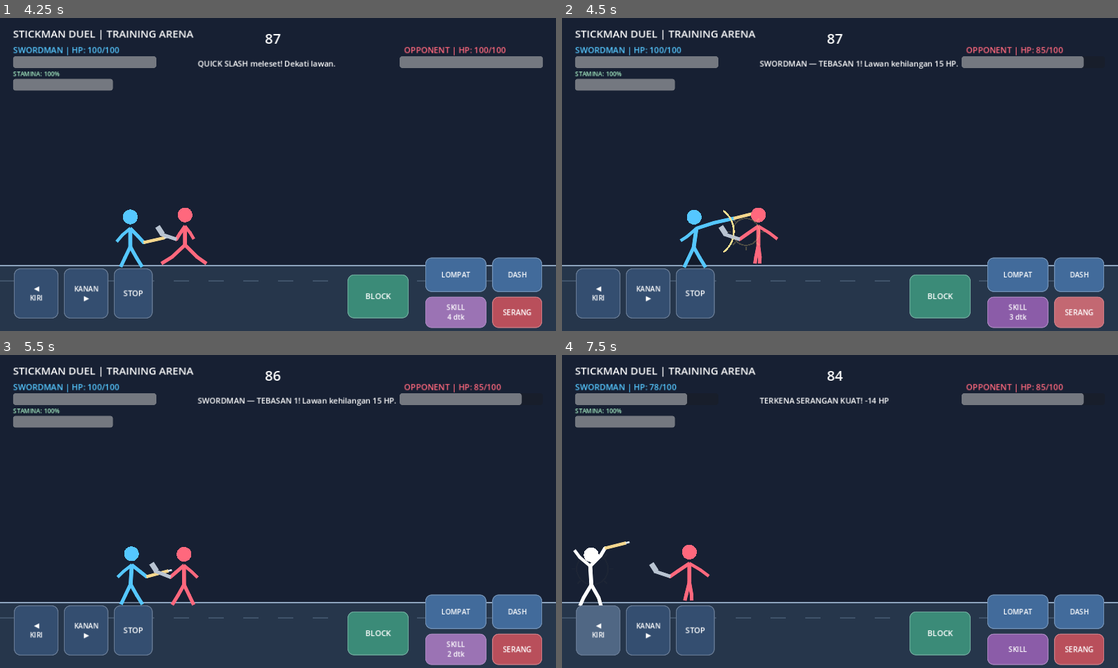
Above: before the commit, frames 1-4 (two rows, left to right).
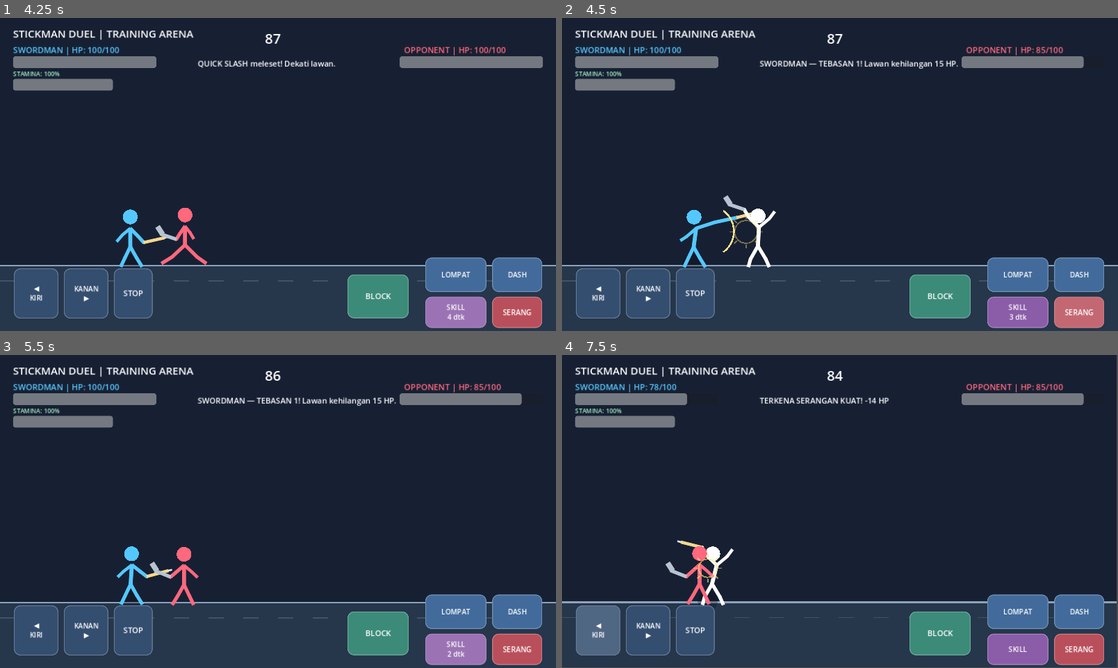
Above: after the commit, the same moments.

Repository: satriamada-web/stickman-duel
Game: Godot game, scene res://scenes/main.tscn
Same seed, same stepped clock (60 frames per second), same inputs: the game is played once before the commit and once after it.
Inputs:
- Up to frame 1 (4.25 s): click "MULAI BERTARUNG" at 0.5 s; click "SKILL" at 1.25 s; click "SKILL 6 dtk" at 2 s; click "SKILL 5 dtk" at 2.75 s; click "SKILL 4 dtk" at 3.5 s
- Up to frame 2 (4.5 s): click "SERANG" at 4.25 s
- Up to frame 3 (5.5 s): click "SKILL 3 dtk" at 5 s
- Up to frame 4 (7.5 s): click "SKILL 2 dtk" at 5.75 s; click "SKILL 1 dtk" at 6.5 s; click "◀ KIRI" at 7.25 s

Frame 1 is identical in both runs. In frame 2, 0.8% of the frame differs, in the area x 21-39%, y 56-80%; in frame 3, less than 0.1%; in frame 4, 2.1%, in the area x 0-100%, y 0-100%.

Commit message:
Add camera shake and hit-stop combat feedback

Diff:
--- a/scripts/main.gd
+++ b/scripts/main.gd
@@ -69,6 +69,8 @@
 var sfx_players: Array[AudioStreamPlayer] = []
 var sfx_library: Dictionary = {}
 var sfx_next_player := 0
+var screen_shake_tween: Tween
+var hit_stop_id := 0
 
 func _ready() -> void:
 	_setup_audio()
@@ -221,6 +223,26 @@
 	_update_ui()
 	queue_redraw()
 
+
+func _shake_screen(strength: float) -> void:
+	if screen_shake_tween != null and screen_shake_tween.is_running():
+		screen_shake_tween.kill()
+	position = Vector2.ZERO
+	screen_shake_tween = create_tween()
+	for i in range(3):
+		var shake_offset := Vector2(randf_range(-strength, strength), randf_range(-strength * 0.55, strength * 0.55))
+		screen_shake_tween.tween_property(self, "position", shake_offset, 0.025)
+	screen_shake_tween.tween_property(self, "position", Vector2.ZERO, 0.045)
+
+
+func _trigger_hit_stop(duration: float) -> void:
+	hit_stop_id += 1
+	var current_id := hit_stop_id
+	Engine.time_scale = 0.08
+	await get_tree().create_timer(duration, true, false, true).timeout
+	if current_id == hit_stop_id:
+		Engine.time_scale = 1.0
+
 func _resolve_enemy_attack() -> void:
 	if absf(enemy_x - player_x) > 155.0:
 		status_label.text = "SERANGAN LAWAN MELESET!"
@@ -239,6 +261,8 @@
 	else:
 		player_stun_time = 0.10 if enemy_attack_heavy else 0.06
 	player_hit_flash = 0.28
+	_shake_screen(5.0 if is_blocking else 8.0)
+	_trigger_hit_stop(0.035 if is_blocking else 0.055)
 	_play_sfx("block" if is_blocking else ("heavy" if enemy_attack_heavy else "impact"))
 	impact_effect_time = 0.24
 	impact_effect_x = player_x
@@ -664,6 +688,8 @@
 		enemy_attack_windup = 0.0
 		enemy_attack_animation_time = 0.0
 		enemy_hit_flash = 0.18
+		_shake_screen(10.0 if combo_step == 3 else 6.0)
+		_trigger_hit_stop(0.065 if combo_step == 3 else 0.04)
 		_play_sfx("heavy" if combo_step == 3 else "impact")
 		impact_effect_time = 0.24
 		impact_effect_x = enemy_x
@@ -723,6 +749,8 @@
 		enemy_attack_animation_time = 0.0
 		enemy_knockback_velocity = (1.0 if enemy_x >= player_x else -1.0) * 520.0
 		enemy_hit_flash = 0.28
+		_shake_screen(9.0)
+		_trigger_hit_stop(0.06)
 		_play_sfx("impact")
 		impact_effect_time = 0.24
 		impact_effect_x = enemy_x
